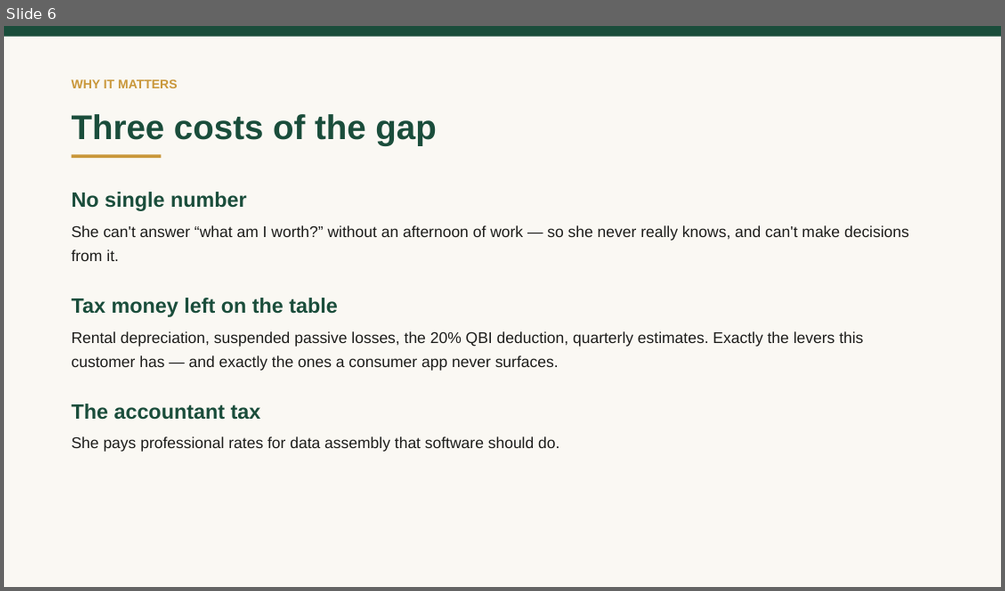
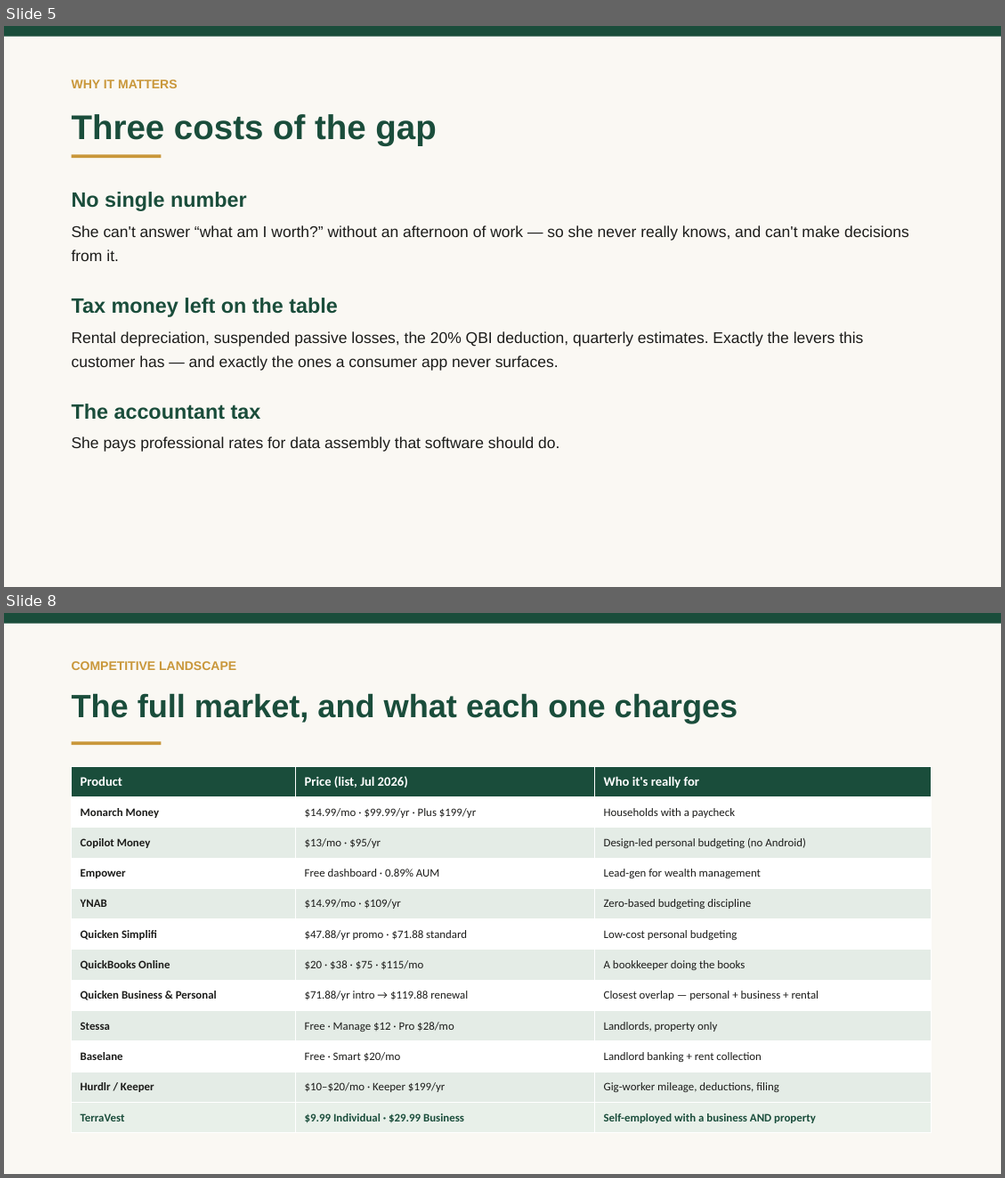
Before and after one commit to vadlapatlasuresh/my-wealth-management, a slide deck: DOCUMENTATION/TerraVest-Showcase-Deck.pptx. Shown one above the other, each under a label of ours: slide 6 before the commit, slides 5 and 8 after it; the slides between them are not shown. The pictures are 1005x591 and 1005x1178 pixels, drawn with LibreOffice and Linux fonts; fonts in the diff are those of the drawing. Boxes give left, top, right and bottom in pixels: in the first picture for what was removed or moved away, otherwise in the second. Text is boxed around its words. In the diff, an @@ line names an element or a change of style, - is before the commit and + after.

```diff
--- a/DOCUMENTATION/TerraVest-Showcase-Deck.pptx
+++ b/DOCUMENTATION/TerraVest-Showcase-Deck.pptx
@@ slide 8 added at [4, 613, 1001, 1174], background #FFFFFF @@
@@ rectangle added at [4, 613, 1001, 1174], fill #FAF8F3 @@
@@ rectangle added at [4, 613, 1001, 624], fill #1A4D3B @@
@@ text added at [72, 661, 236, 670], 12 pt, text #C9973A, bold @@
+COMPETITIVE LANDSCAPE
@@ text added at [72, 693, 738, 723], 31 pt, text #1A4D3B, bold @@
+The full market, and what each one charges
@@ rectangle added at [72, 742, 161, 745], fill #C9973A @@
@@ table added at [72, 766, 931, 1133], 12 rows, 3 columns @@
+Product | Price (list, Jul 2026) | Who it's really for
+Monarch Money | $14.99/mo · $99.99/yr · Plus $199/yr | Households with a paycheck
+Copilot Money | $13/mo · $95/yr | Design-led personal budgeting (no Android)
+Empower | Free dashboard · 0.89% AUM | Lead-gen for wealth management
+YNAB | $14.99/mo · $109/yr | Zero-based budgeting discipline
+Quicken Simplifi | $47.88/yr promo · $71.88 standard | Low-cost personal budgeting
+QuickBooks Online | $20 · $38 · $75 · $115/mo | A bookkeeper doing the books
+Quicken Business & Personal | $71.88/yr intro → $119.88 renewal | Closest overlap — personal + business + rental
+Stessa | Free · Manage $12 · Pro $28/mo | Landlords, property only
+Baselane | Free · Smart $20/mo | Landlord banking + rent collection
+Hurdlr / Keeper | $10–$20/mo · Keeper $199/yr | Gig-worker mileage, deductions, filing
+TerraVest | $9.99 Individual · $29.99 Business | Self-employed with a business AND property
@@ what was slide 6 is now slide 5 @@
```
Also in this commit, not shown: 12 slides changed, 6 other slides added, 18 other files.
